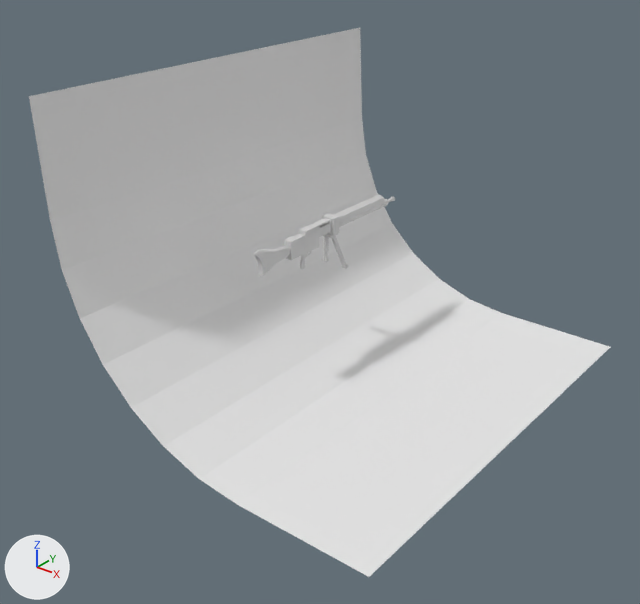
One commit to the glTF model armory/models/historical-mg08-15.glb: the scene before it, then after it.
Before and after are seen from a camera (50 mm lens) standing at (18.4, -27.5, 13.1) and looking at (1.3, -6.1, -0.2). The axes (+X, +Y, +Z) are drawn at lower left. The lights are the same throughout. The picture after the commit comes second. Where no turn or scale is listed for an object, it has been applied to the vertices.

Names of what the first picture shows: 'MG08_Cube', 'Plane'.
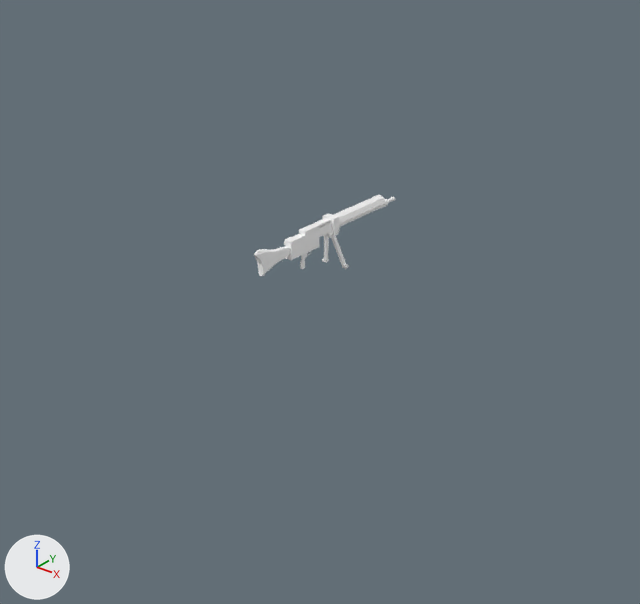
Where the newer file only moved an object's origin or applied its transform, the numbers keep the older frame.

Changed parts and their boxes [x1, y1, x2, y2] in the pictures (640 x 604 px):
```json
{"object": "Plane", "change": "deleted", "before": [29, 28, 610, 577]}
{"object": "MG08_Cube", "change": "recoloured", "before": [254, 195, 395, 276], "after": [254, 195, 395, 276]}
```

The change, as JSON lines over the scene's bpy script:
```json
{"block": "mat_metal", "where": "n0 = _N.new('ShaderNodeBsdfPrincipled'); n0.name = 'Principled BSDF'"}
{"op": "remove", "block": "mat_metal", "code": "n0.inputs[0].default_value = (0.64, 0.64, 0.64, 1.0)  # 'Base Color', light grey #d1d1d1"}
{"op": "add", "block": "mat_metal", "code": "n0.inputs[1].default_value = 1.0  # 'Metallic'"}
{"op": "set", "path": "n0.inputs[2].default_value", "old": "0.69", "new": "1.0", "note": "'Roughness'"}
{"op": "add", "block": "mat_metal", "code": "n2 = _N.new('ShaderNodeVertexColor'); n2.name = 'Color Attribute'"}
{"op": "add", "block": "mat_metal", "code": "_L.new(n2.outputs[0], n0.inputs[0])  # 'Color' to 'Base Color'"}
{"block": "mat_wood", "where": "n0 = _N.new('ShaderNodeBsdfPrincipled'); n0.name = 'Principled BSDF'"}
{"op": "remove", "block": "mat_wood", "code": "n0.inputs[0].default_value = (0.64, 0.64, 0.64, 1.0)  # 'Base Color', light grey #d1d1d1"}
{"op": "add", "block": "mat_wood", "code": "n0.inputs[1].default_value = 1.0  # 'Metallic'"}
{"op": "set", "path": "n0.inputs[2].default_value", "old": "0.69", "new": "1.0", "note": "'Roughness'"}
{"op": "add", "block": "mat_wood", "code": "n2 = _N.new('ShaderNodeVertexColor'); n2.name = 'Color Attribute'"}
{"op": "add", "block": "mat_wood", "code": "_L.new(n2.outputs[0], n0.inputs[0])  # 'Color' to 'Base Color'"}
{"op": "remove", "block": "ob_plane", "code": ["ob_plane = bpy.data.objects.new('Plane', me_plane)", "ob_plane.location = (0.0, 0.0, 0.0)"]}
```
